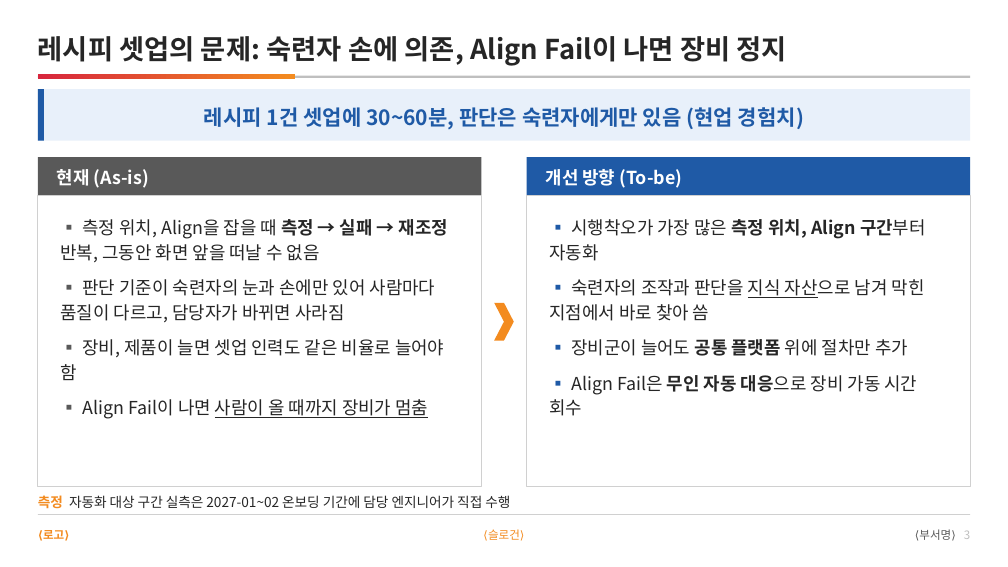
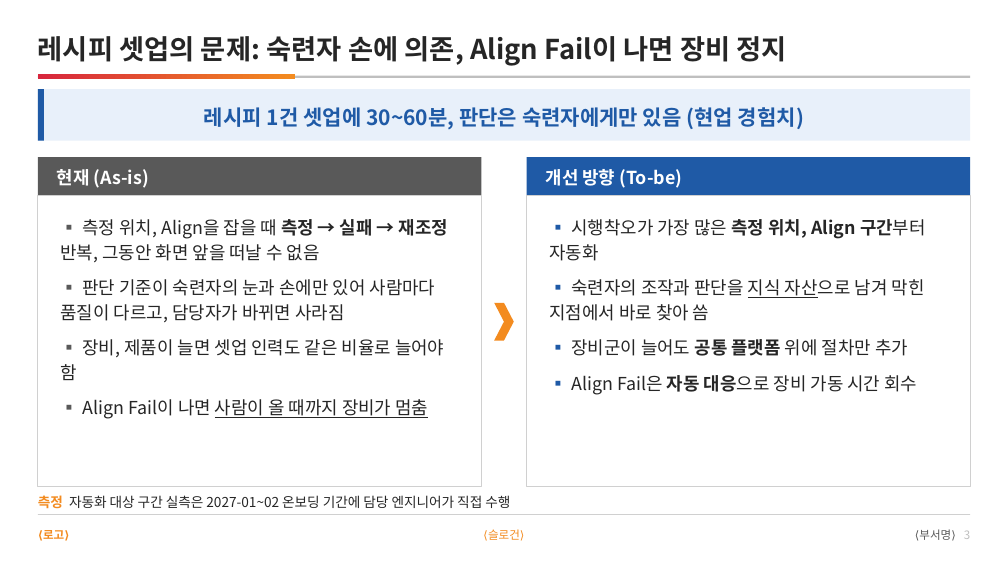
Before and after one commit to DarrenKoi/pm_notes, a slide deck: slide 3 of my-task/arc-tf/deliverables/arc-tf-team-full.pptx. Drawn at 1008x567 pixels with LibreOffice and Linux fonts; fonts in the diff are those of the drawing. Boxes give left, top, right and bottom in pixels: in the first picture for what was removed or moved away, otherwise in the second. Text is boxed around its words. In the diff, an @@ line names an element or a change of style, - is before the commit and + after.

```diff
--- a/my-task/arc-tf/deliverables/arc-tf-team-full.pptx
+++ b/my-task/arc-tf/deliverables/arc-tf-team-full.pptx
@@ text at (571, 375, 917, 395): text changed @@
-▪ Align Fail은 무인 자동 대응으로 장비 가동 시간 회수
+▪ Align Fail은 자동 대응으로 장비 가동 시간 회수
```
Also in this commit, not shown: 8 other slides changed, 1 slide added, 17 other files.
